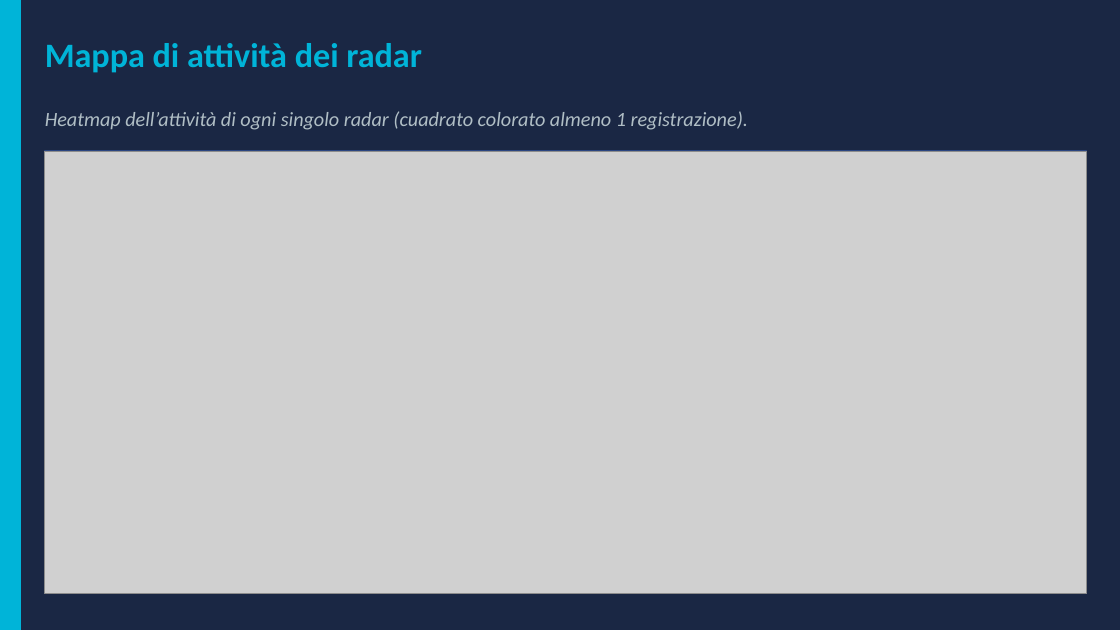
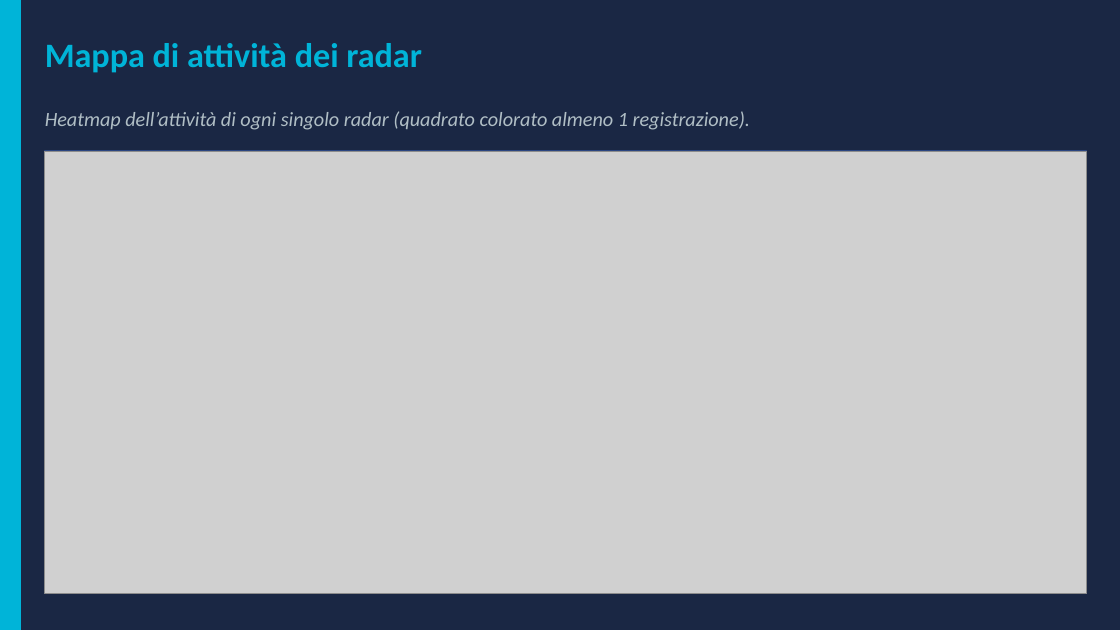
Before and after one commit to pezzandre/dataScience2, a slide deck: slide 10 of speed_monitoring.pptx. Drawn at 1120x630 pixels with LibreOffice and Linux fonts; fonts in the diff are those of the drawing; grey boxes stand for pictures. Boxes give left, top, right and bottom in pixels: in the first picture for what was removed or moved away, otherwise in the second. Text is boxed around its words. In the diff, an @@ line names an element or a change of style, - is before the commit and + after.

```diff
--- a/speed_monitoring.pptx
+++ b/speed_monitoring.pptx
@@ text at <box>45,111,750,130</box>: text changed @@
-Heatmap dell’attività di ogni singolo radar (cuadrato colorato almeno 1 registrazione).
+Heatmap dell’attività di ogni singolo radar (quadrato colorato almeno 1 registrazione).
```
Also in this commit, not shown: 4 other slides changed, 1 other file.
